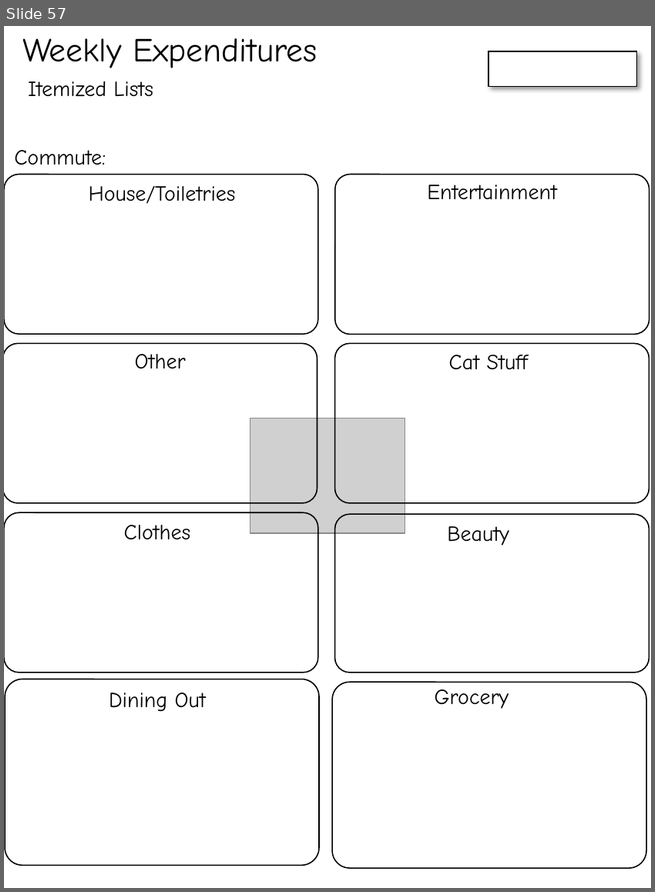
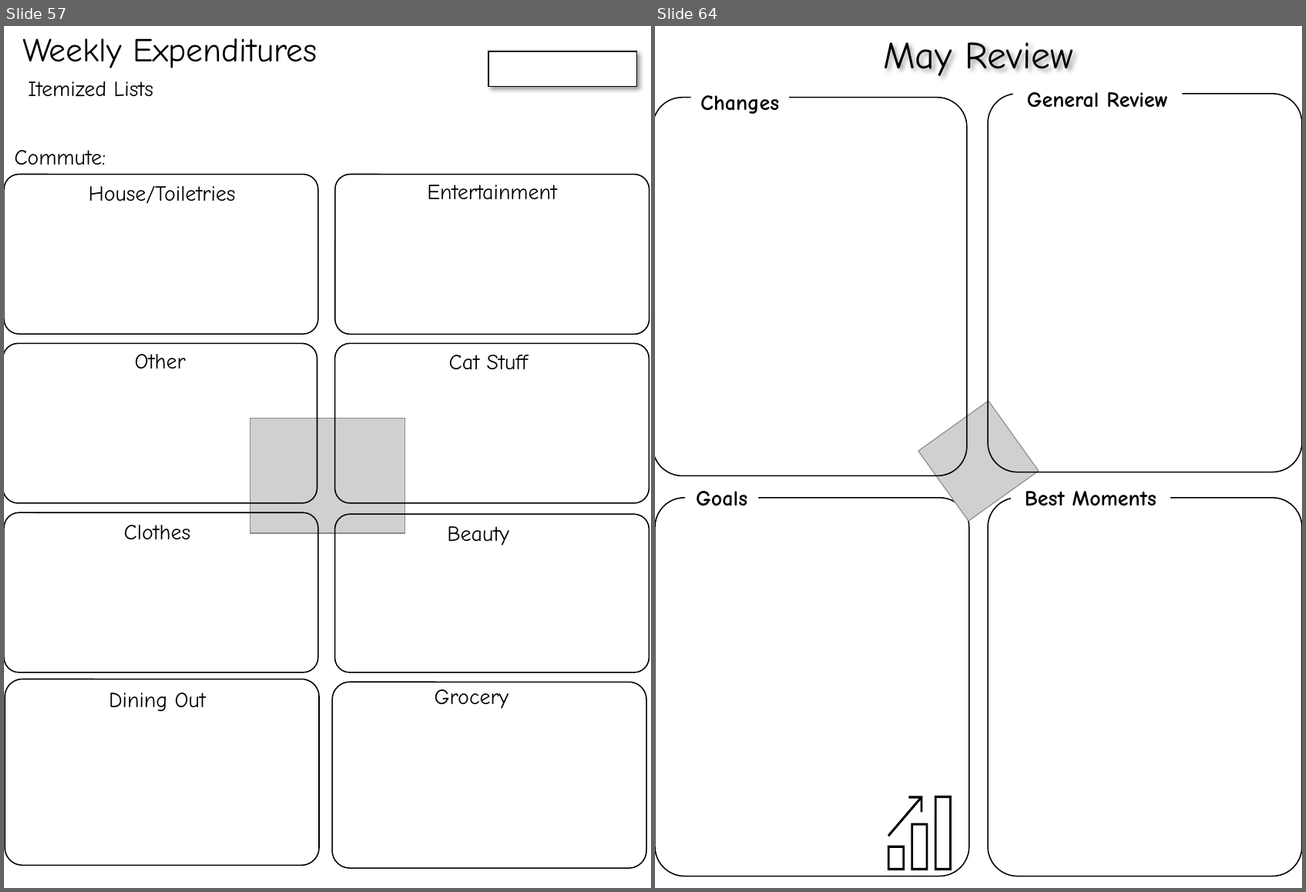
Before and after one commit to cds70409/cds70409.github.io, a slide deck: bujo_printouts.pptx. Shown side by side, each under a label of ours: slide 57 before the commit, slides 57 and 64 after it; the slides between them are not shown. The pictures are 655x892 and 1306x892 pixels, drawn with LibreOffice and Linux fonts; fonts in the diff are those of the drawing; grey boxes stand for pictures. Boxes give left, top, right and bottom in pixels: in the first picture for what was removed or moved away, otherwise in the second. Text is boxed around its words. In the diff, an @@ line names an element or a change of style, - is before the commit and + after.

```diff
--- a/bujo_printouts.pptx
+++ b/bujo_printouts.pptx
@@ slide 64 added at <box>655,26,1302,888</box>, background #FFFFFF @@
@@ text added at <box>883,42,1074,76</box>, 32 pt, text #000000 @@
+May Review
@@ rounded rectangle added at <box>988,93,1302,472</box>, outline #000000 1 pt @@
@@ text added at <box>1027,92,1168,108</box>, 18 pt, text #000000, bold @@
+General Review
@@ rounded rectangle added at <box>655,98,966,476</box>, outline #000000 1 pt @@
@@ text added at <box>700,95,779,114</box>, 18 pt, text #000000, bold @@
+Changes
@@ picture added at <box>918,401,1038,522</box> @@
@@ rounded rectangle added at <box>655,498,969,876</box>, outline #000000 1 pt @@
@@ text added at <box>696,491,747,506</box>, 18 pt, text #000000, bold @@
+Goals
@@ rounded rectangle added at <box>988,498,1302,876</box>, outline #000000 1 pt @@
@@ text added at <box>1025,491,1156,506</box>, 18 pt, text #000000, bold @@
+Best Moments
@@ group added at <box>888,796,951,871</box>: 4 freeform shapes @@
```
Also in this commit, not shown: 8 other slides added.
